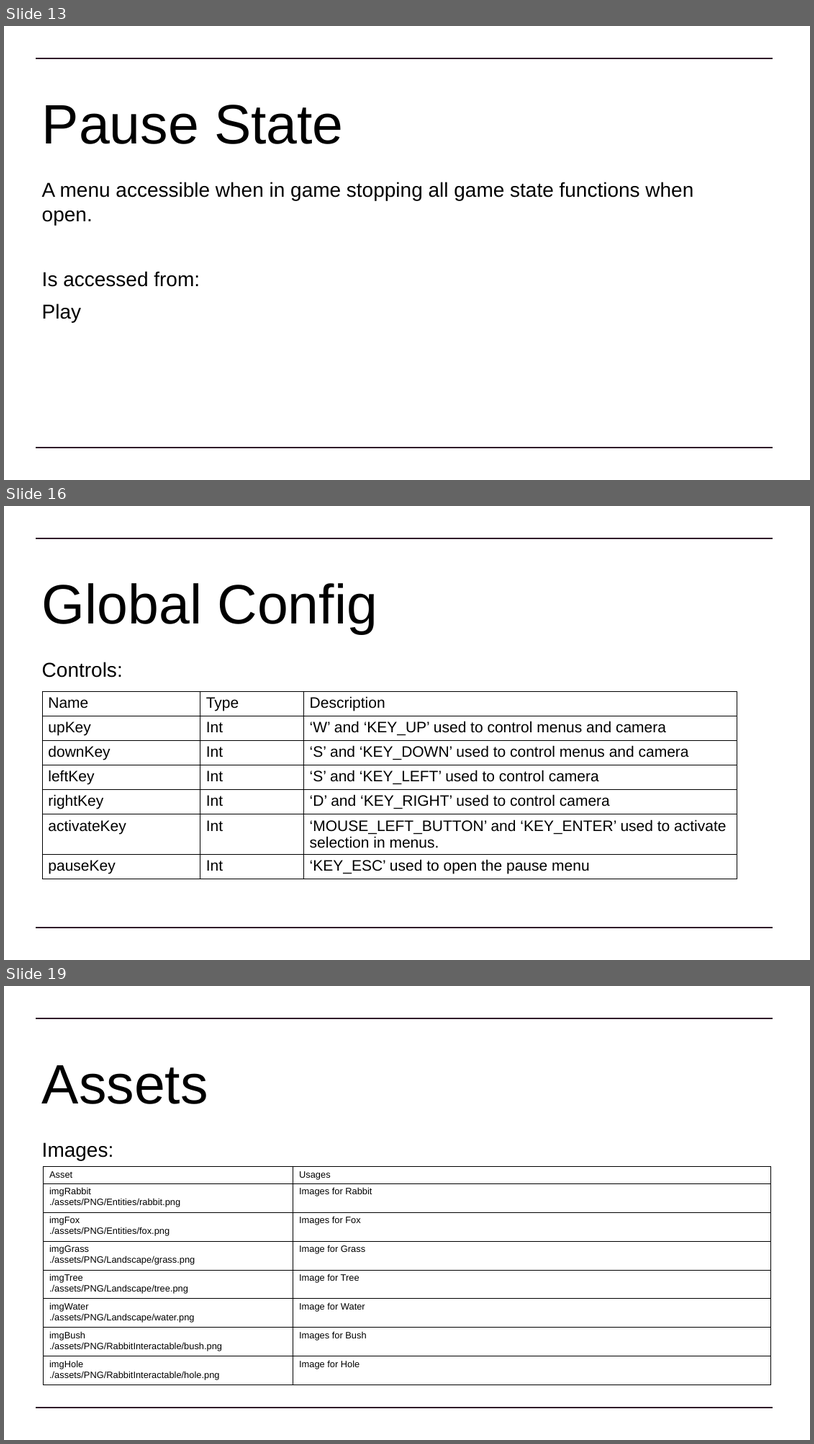
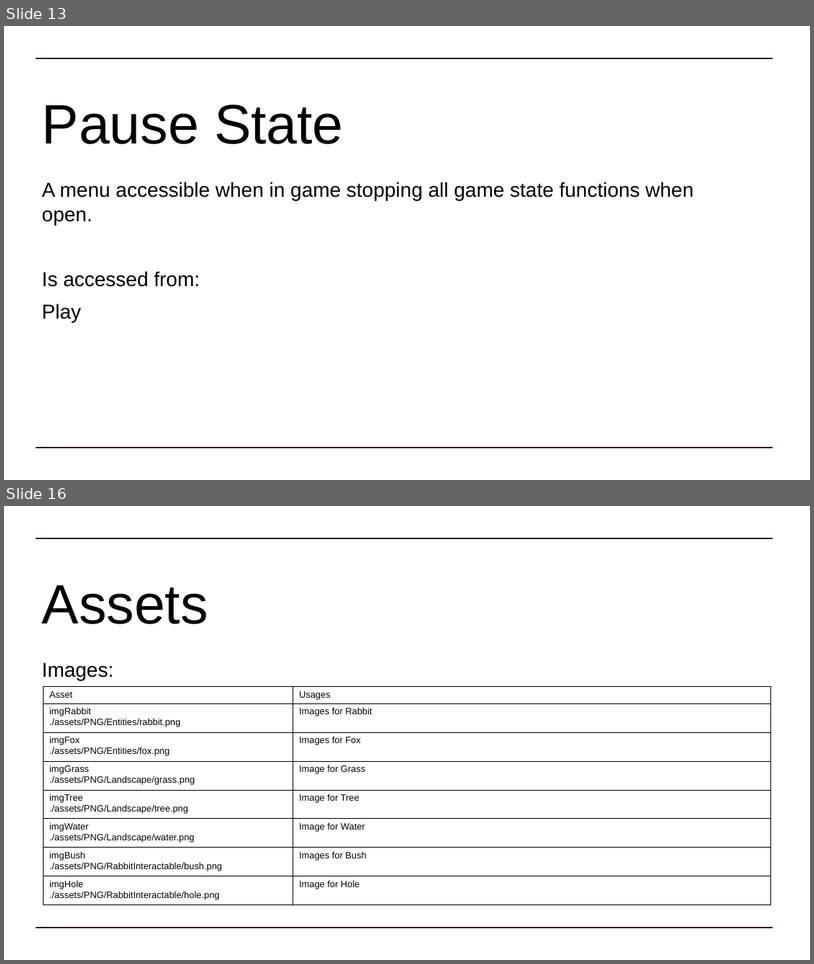
Before and after one commit to Dinoboy173/GameAI, a slide deck: Assessment/SofiWesson TDD.pptx. Shown one above the other, each under a label of ours: slides 13, 16 and 19 before the commit, slides 13 and 16 after it; the slides between them are not shown. The pictures are 814x1444 and 814x964 pixels, drawn with LibreOffice and Linux fonts; fonts in the diff are those of the drawing. Boxes give left, top, right and bottom in pixels: in the first picture for what was removed or moved away, otherwise in the second. Text is boxed around its words. In the diff, an @@ line names an element or a change of style, - is before the commit and + after.

```diff
--- a/Assessment/SofiWesson TDD.pptx
+++ b/Assessment/SofiWesson TDD.pptx
@@ slide 16 removed at <box>4,506,810,960</box>, background #FFFFFF; not listed: 2 template elements that a slide beside it also shows @@
@@ title removed at <box>42,583,377,634</box> @@
-Global Config
@@ subtitle removed at <box>42,662,123,677</box> @@
-Controls:
@@ table removed at <box>42,692,736,881</box>, 7 rows, 3 columns @@
-Name | Type | Description
-upKey | Int | ‘W’ and ‘KEY_UP’ used to control menus and camera
-downKey | Int | ‘S’ and ‘KEY_DOWN’ used to control menus and camera
-leftKey | Int | ‘S’ and ‘KEY_LEFT’ used to control camera
-rightKey | Int | ‘D’ and ‘KEY_RIGHT’ used to control camera
-activateKey | Int | ‘MOUSE_LEFT_BUTTON’ and ‘KEY_ENTER’ used to activate selection in menus.
-pauseKey | Int | ‘KEY_ESC’ used to open the pause menu
@@ what was slide 19 is now slide 16 @@
```
Also in this commit, not shown: 8 slides changed, 3 slides added, 5 other slides removed, 7 other files.
